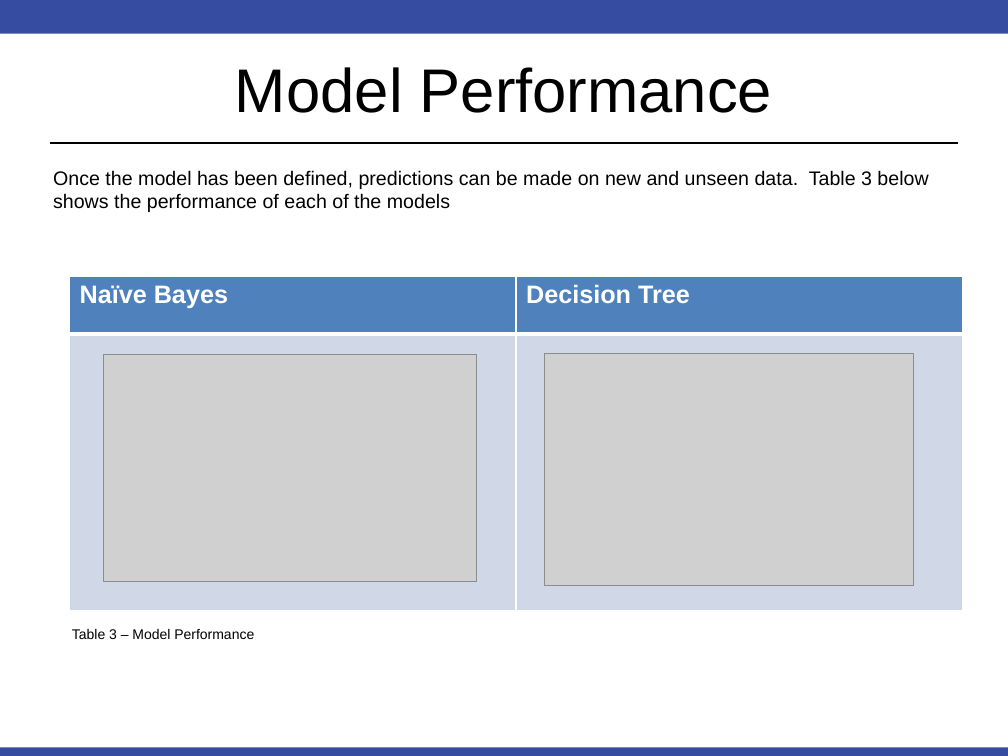
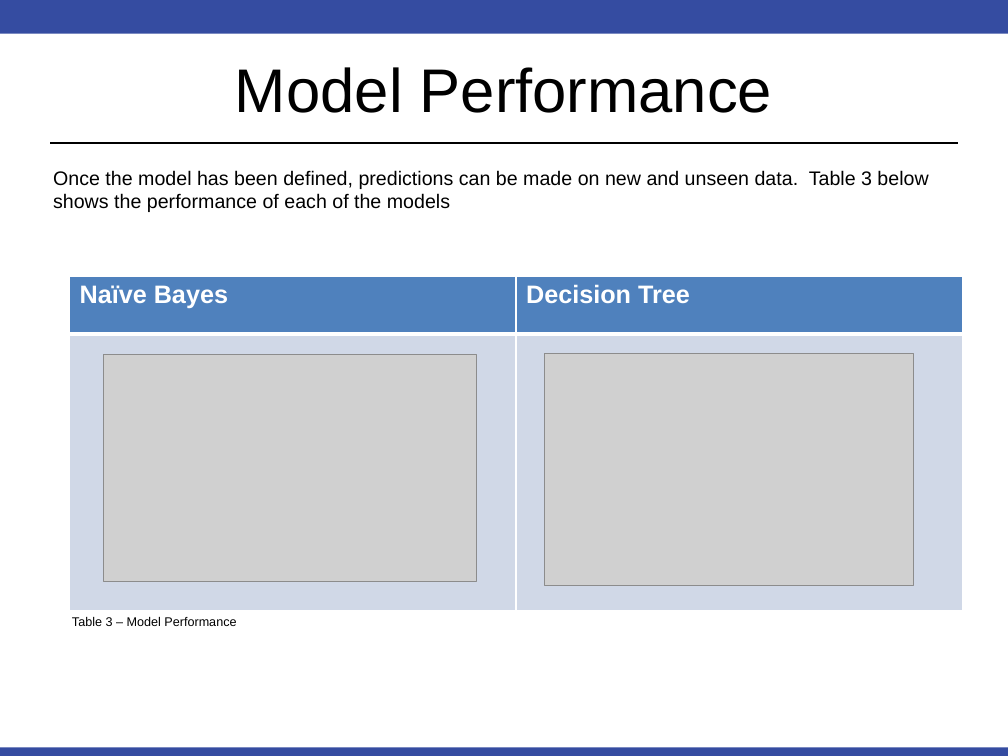
Before and after one commit to RobinsonCW/USWildfireAnalysis, a slide deck: slide 9 of presentation/DS7346_Cloud_Computing_Presentation_jrw.pptx. Drawn at 1008x756 pixels with LibreOffice and Linux fonts; fonts in the diff are those of the drawing; grey boxes stand for pictures. Boxes give left, top, right and bottom in pixels: in the first picture for what was removed or moved away, otherwise in the second. Text is boxed around its words. In the diff, an @@ line names an element or a change of style, - is before the commit and + after.

Commit message:
Changed font on Figures/Tables to 9pt

```diff
--- a/presentation/DS7346_Cloud_Computing_Presentation_jrw.pptx
+++ b/presentation/DS7346_Cloud_Computing_Presentation_jrw.pptx
@@ text "Table 3 – Model Performance": place and size @@
-text "Table 3 – Model Performance" at [72, 629, 254, 639]
+text "Table 3 – Model Performance" at [72, 617, 236, 626]
@@ text "Table 3 – Model Performance" at [72, 617, 236, 626]: size 10 to 9 pt @@
```
Also in this commit, not shown: 4 other slides changed.
